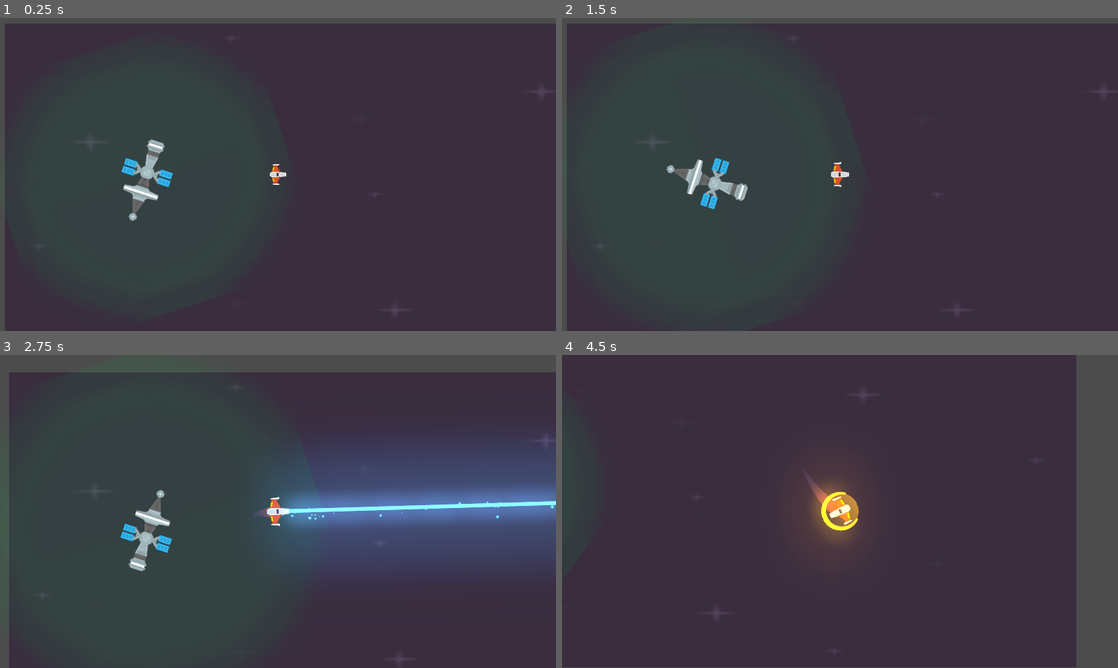
Above: before the commit, frames 1-4 (two rows, left to right).
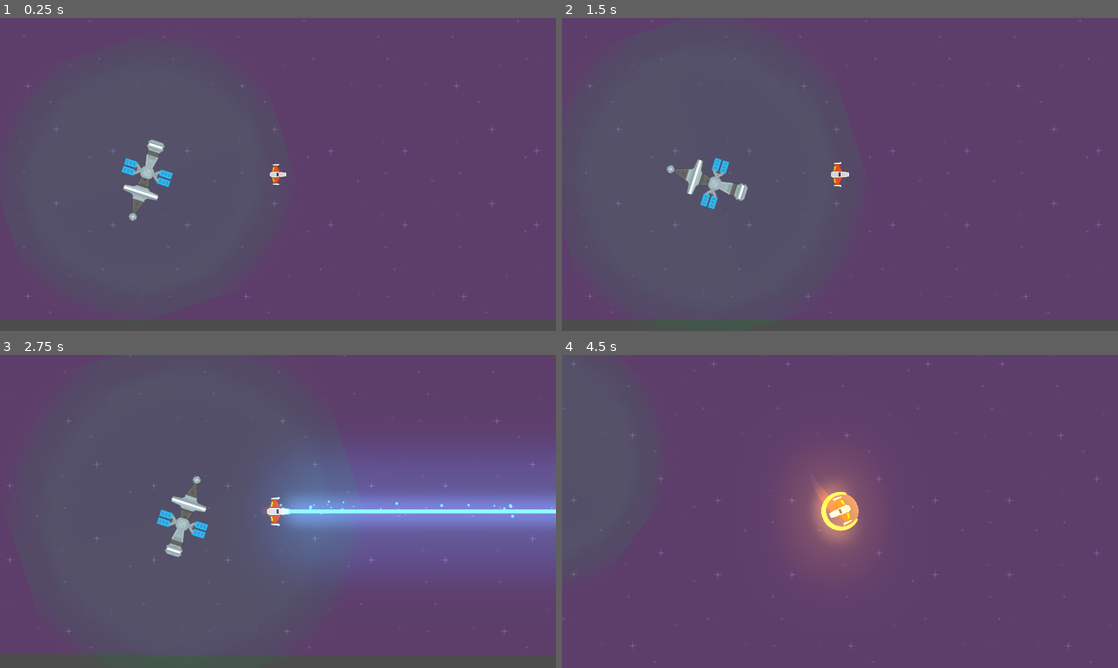
Above: after the commit, the same moments.

Repository: Elunneh/Juego-Meteo
Game: Godot game, scene res://Juego/Niveles/NivelTest.tscn
Same seed, same stepped clock (60 frames per second), same inputs: the game is played once before the commit and once after it.
Inputs (mouse positions are in pixels of both pictures, inside the frame that each line leads up to):
- Up to frame 1 (0.25 s): no input
- Up to frame 2 (1.5 s): move the mouse to (962, 158) at 0.52 s; hold W (mover_adelante) 0.53-1.28 s; tap E (recarga_laser) at 0.6 s; move the mouse to (728, 190) at 1.27 s; hold S (mover_atras) from 1.28 s (still down); click (728, 190) at 1.35 s
- Up to frame 3 (2.75 s): tap E (recarga_laser) at 1.55, 2.3 s; move the mouse to (333, 442) at 2.02 s; release S (mover_atras) at 2.03 s; hold W (mover_adelante) from 2.03 s (still down); hold Right mouse button (disparo_secundario) from 2.03 s (still down)
- Up to frame 4 (4.5 s): move the mouse to (812, 574) at 2.77 s; release Right mouse button (disparo_secundario) at 2.78 s; tap E (recarga_laser) at 2.85, 3.8 s; move the mouse to (1006, 558) at 3.52 s; release W (mover_adelante) at 3.53 s; hold A (rotar_antihorario) 3.53-4.28 s; hold S (mover_atras) from 3.53 s (still down); tap Middle mouse button (escudo) at 4.15 s; move the mouse to (673, 464) at 4.27 s; tap D (rotar_horario) at 4.35 s

The runs differ from the first frame. In frame 1, 99% of the frame differs, in the area x 0-100%, y 0-100%; in frame 2, 99%; in frame 3, 98%; in frame 4, 100%.

Commit message:
actualizado

Diff:
--- a/Juego/Autoload/Eventos.gd
+++ b/Juego/Autoload/Eventos.gd
@@ -1,7 +1,7 @@
 extends Node
 
 signal disparo(proyectil)
-signal nave_destruida(posicion, explosiones)
+signal nave_destruida( posicion, explosiones)
 signal nave_en_sector_peligro(centro_camara, tipo_peligro, num_peligros)
 signal spawn_meteorito(posicion, direccion, tamanio)
 signal meteorito_destruido(posicion)
--- a/Juego/Estacion Recarga/EstacionRecarga.gd
+++ b/Juego/Estacion Recarga/EstacionRecarga.gd
@@ -1,5 +1,8 @@
 class_name EstacionRecarga
 extends Node2D
+
+##Atributos Onready
+onready var carga_sfx: AudioStreamPlayer = $CargaSFX
 
 ## Atributos Export
 export var energia: float = 6.0
@@ -13,8 +16,11 @@
 func _unhandled_input(event: InputEvent)-> void:
 	if not puede_recargar(event):
 		return
-	energia -= radio_energia_entregada
-	print("Energia Estacion:", energia )
+
+	controlar_energia()
+
+
+
 
 	if event. is_action("recarga_escudo"):
 		nave_player.get_escudo().controlar_energia(radio_energia_entregada)
@@ -25,9 +31,16 @@
 func puede_recargar(event: InputEvent) -> bool:
 	var hay_input = event.is_action("recarga_escudo") or event.is_action("recarga_laser")
 	if hay_input and player_en_zona and energia > 0.0:
+		if !carga_sfx.playing:
+			carga_sfx.play()
 		return true
 	return false
 
+func controlar_energia()-> void:
+	energia -= radio_energia_entregada
+	if energia <= 0.0:
+		$VacioSFX.play()
+	print("Energia Estacion:", energia )
 
 ##Señales Internas
 
--- a/Juego/Estacion Recarga/EstacionRecarga.tscn
+++ b/Juego/Estacion Recarga/EstacionRecarga.tscn
@@ -10,11 +10,11 @@
 radius = 87.0
 height = 124.0
 
+[sub_resource type="CircleShape2D" id=3]
+radius = 496.88
+
 [sub_resource type="CircleShape2D" id=2]
 radius = 497.196
-
-[sub_resource type="CircleShape2D" id=3]
-radius = 496.88
 
 [sub_resource type="Animation" id=4]
 length = 0.001
@@ -199,14 +199,6 @@
 gravity = 1000.0
 collision_layer = 0
 
-[node name="RigidBody2D" type="RigidBody2D" parent="AreaRecarga"]
-collision_layer = 0
-
-[node name="CollisionShape2D" type="CollisionShape2D" parent="AreaRecarga/RigidBody2D"]
-modulate = Color( 0.192157, 0.00784314, 0.262745, 1 )
-z_as_relative = false
-shape = SubResource( 2 )
-
 [node name="SpriteRecarga" type="Sprite" parent="AreaRecarga"]
 modulate = Color( 0.0313726, 1, 0.380392, 0.109804 )
 self_modulate = Color( 0.941176, 0.913725, 0.972549, 1 )
@@ -218,6 +210,17 @@
 [node name="CollisionShape2D" type="CollisionShape2D" parent="AreaRecarga"]
 shape = SubResource( 3 )
 
+[node name="RigidBody2D" type="RigidBody2D" parent="AreaRecarga"]
+collision_layer = 0
+collision_mask = 0
+mode = 1
+
+[node name="CollisionShape2D" type="CollisionShape2D" parent="AreaRecarga/RigidBody2D"]
+modulate = Color( 0.192157, 0.00784314, 0.262745, 1 )
+light_mask = -2147483647
+z_as_relative = false
+shape = SubResource( 2 )
+
 [node name="AnimationPlayer" type="AnimationPlayer" parent="."]
 autoplay = "Recargando"
 anims/Default = SubResource( 4 )
--- a/Juego/Metetoritos/ExplosionMeteorito.gd
+++ b/Juego/Metetoritos/ExplosionMeteorito.gd
@@ -2,6 +2,16 @@
 extends Node2D
 
 
+func _ready()-> void:
+	$AnimationPlayer.play(elegir_explosion_aleatoria())
+
+func elegir_explosion_aleatoria()-> String:
+	randomize()
+	var num_anim: int = $AnimationPlayer.get_animation_list().size()-1
+	var indice_anim_aleatoria : int = randi() % num_anim + 1
+	var lista_animacion: Array = $AnimationPlayer.get_animation_list()
+
+	return lista_animacion[indice_anim_aleatoria]
 
 
 func _on_AnimationPlayer_animation_finished(anim_name: String)->void:
--- a/Juego/Metetoritos/ExplosionMeteorito.tscn
+++ b/Juego/Metetoritos/ExplosionMeteorito.tscn
@@ -545,6 +545,494 @@
 "values": [ true ]
 }
 
+[sub_resource type="Animation" id=3]
+resource_name = "Destruccion 2"
+length = 2.0
+tracks/0/type = "value"
+tracks/0/path = NodePath("Sprite_dim_1:position")
+tracks/0/interp = 1
+tracks/0/loop_wrap = true
+tracks/0/imported = false
+tracks/0/enabled = true
+tracks/0/keys = {
+"times": PoolRealArray( 0, 2 ),
+"transitions": PoolRealArray( 1, 1 ),
+"update": 0,
+"values": [ Vector2( 0, 0 ), Vector2( -124.744, 113.753 ) ]
+}
+tracks/1/type = "value"
+tracks/1/path = NodePath("Sprite_dim_1:rotation_degrees")
+tracks/1/interp = 1
+tracks/1/loop_wrap = true
+tracks/1/imported = false
+tracks/1/enabled = true
+tracks/1/keys = {
+"times": PoolRealArray( 0, 2 ),
+"transitions": PoolRealArray( 1, 1 ),
+"update": 0,
+"values": [ 0.0, 92.1 ]
+}
+tracks/2/type = "value"
+tracks/2/path = NodePath("Sprite_dim_1:scale")
+tracks/2/interp = 1
+tracks/2/loop_wrap = true
+tracks/2/imported = false
+tracks/2/enabled = true
+tracks/2/keys = {
+"times": PoolRealArray( 0, 2 ),
+"transitions": PoolRealArray( 1, 1 ),
+"update": 0,
+"values": [ Vector2( 1, 1 ), Vector2( 0.1, 0.1 ) ]
+}
+tracks/3/type = "value"
+tracks/3/path = NodePath("Sprite_dim_2:position")
+tracks/3/interp = 1
+tracks/3/loop_wrap = true
+tracks/3/imported = false
+tracks/3/enabled = true
+tracks/3/keys = {
+"times": PoolRealArray( 0, 2 ),
+"transitions": PoolRealArray( 1, 1 ),
+"update": 0,
+"values": [ Vector2( 0, 0 ), Vector2( 105.562, 157.946 ) ]
+}
+tracks/4/type = "value"
+tracks/4/path = NodePath("Sprite_dim_2:rotation_degrees")
+tracks/4/interp = 1
+tracks/4/loop_wrap = true
+tracks/4/imported = false
+tracks/4/enabled = true
+tracks/4/keys = {
+"times": PoolRealArray( 0, 2 ),
+"transitions": PoolRealArray( 1, 1 ),
+"update": 0,
+"values": [ 0.0, 214.3 ]
+}
+tracks/5/type = "value"
+tracks/5/path = NodePath("Sprite_dim_2:scale")
+tracks/5/interp = 1
+tracks/5/loop_wrap = true
+tracks/5/imported = false
+tracks/5/enabled = true
+tracks/5/keys = {
+"times": PoolRealArray( 0, 2 ),
+"transitions": PoolRealArray( 1, 1 ),
+"update": 0,
+"values": [ Vector2( 1, 1 ), Vector2( 0.15, 0.15 ) ]
+}
+tracks/6/type = "value"
+tracks/6/path = NodePath("Sprite_med_1:position")
+tracks/6/interp = 1
+tracks/6/loop_wrap = true
+tracks/6/imported = false
+tracks/6/enabled = true
+tracks/6/keys = {
+"times": PoolRealArray( 0, 2 ),
+"transitions": PoolRealArray( 1, 1 ),
+"update": 0,
+"values": [ Vector2( 0, 0 ), Vector2( -155.824, -110.875 ) ]
+}
+tracks/7/type = "value"
+tracks/7/path = NodePath("Sprite_med_1:rotation_degrees")
+tracks/7/interp = 1
+tracks/7/loop_wrap = true
+tracks/7/imported = false
+tracks/7/enabled = true
+tracks/7/keys = {
+"times": PoolRealArray( 0, 2 ),
+"transitions": PoolRealArray( 1, 1 ),
+"update": 0,
+"values": [ 0.0, -212.5 ]
+}
+tracks/8/type = "value"
+tracks/8/path = NodePath("Sprite_med_1:scale")
+tracks/8/interp = 1
+tracks/8/loop_wrap = true
+tracks/8/imported = false
+tracks/8/enabled = true
+tracks/8/keys = {
+"times": PoolRealArray( 0, 2 ),
+"transitions": PoolRealArray( 1, 1 ),
+"update": 0,
+"values": [ Vector2( 1, 1 ), Vector2( 0.1, 0.1 ) ]
+}
+tracks/9/type = "value"
+tracks/9/path = NodePath("Sprite_med_2:position")
+tracks/9/interp = 1
+tracks/9/loop_wrap = true
+tracks/9/imported = false
+tracks/9/enabled = true
+tracks/9/keys = {
+"times": PoolRealArray( 0, 2 ),
+"transitions": PoolRealArray( 1, 1 ),
+"update": 0,
+"values": [ Vector2( 0, 0 ), Vector2( 84.76, 7.018 ) ]
+}
+tracks/10/type = "value"
+tracks/10/path = NodePath("Sprite_med_2:rotation_degrees")
+tracks/10/interp = 1
+tracks/10/loop_wrap = true
+tracks/10/imported = false
+tracks/10/enabled = true
+tracks/10/keys = {
+"times": PoolRealArray( 0, 2 ),
+"transitions": PoolRealArray( 1, 1 ),
+"update": 0,
+"values": [ 0.0, 214.1 ]
+}
+tracks/11/type = "value"
+tracks/11/path = NodePath("Sprite_med_2:scale")
+tracks/11/interp = 1
+tracks/11/loop_wrap = true
+tracks/11/imported = false
+tracks/11/enabled = true
+tracks/11/keys = {
+"times": PoolRealArray( 0, 2 ),
+"transitions": PoolRealArray( 1, 1 ),
+"update": 0,
+"values": [ Vector2( 1, 1 ), Vector2( 0.2, 0.2 ) ]
+}
+tracks/12/type = "value"
+tracks/12/path = NodePath("Sprite_small_1:position")
+tracks/12/interp = 1
+tracks/12/loop_wrap = true
+tracks/12/imported = false
+tracks/12/enabled = true
+tracks/12/keys = {
+"times": PoolRealArray( 0, 2 ),
+"transitions": PoolRealArray( 1, 1 ),
+"update": 0,
+"values": [ Vector2( 0, 0 ), Vector2( 91.658, -79.044 ) ]
+}
+tracks/13/type = "value"
+tracks/13/path = NodePath("Sprite_small_1:rotation_degrees")
+tracks/13/interp = 1
+tracks/13/loop_wrap = true
+tracks/13/imported = false
+tracks/13/enabled = true
+tracks/13/keys = {
+"times": PoolRealArray( 0, 2 ),
+"transitions": PoolRealArray( 1, 1 ),
+"update": 0,
+"values": [ 0.0, -186.6 ]
+}
+tracks/14/type = "value"
+tracks/14/path = NodePath("Sprite_small_1:scale")
+tracks/14/interp = 1
+tracks/14/loop_wrap = true
+tracks/14/imported = false
+tracks/14/enabled = true
+tracks/14/keys = {
+"times": PoolRealArray( 0, 2 ),
+"transitions": PoolRealArray( 1, 1 ),
+"update": 0,
+"values": [ Vector2( 1, 1 ), Vector2( 0.1, 0.1 ) ]
+}
+tracks/15/type = "value"
+tracks/15/path = NodePath("Sprite_small_2:position")
+tracks/15/interp = 1
+tracks/15/loop_wrap = true
+tracks/15/imported = false
+tracks/15/enabled = true
+tracks/15/keys = {
+"times": PoolRealArray( 0, 2 ),
+"transitions": PoolRealArray( 1, 1 ),
+"update": 0,
+"values": [ Vector2( 0, 0 ), Vector2( -205.568, 53.972 ) ]
+}
+tracks/16/type = "value"
+tracks/16/path = NodePath("Sprite_small_2:rotation_degrees")
+tracks/16/interp = 1
+tracks/16/loop_wrap = true
+tracks/16/imported = false
+tracks/16/enabled = true
+tracks/16/keys = {
+"times": PoolRealArray( 0, 2 ),
+"transitions": PoolRealArray( 1, 1 ),
+"update": 0,
+"values": [ 0.0, -272.1 ]
+}
+tracks/17/type = "value"
+tracks/17/path = NodePath("Sprite_small_2:scale")
+tracks/17/interp = 1
+tracks/17/loop_wrap = true
+tracks/17/imported = false
+tracks/17/enabled = true
+tracks/17/keys = {
+"times": PoolRealArray( 0, 2 ),
+"transitions": PoolRealArray( 1, 1 ),
+"update": 0,
+"values": [ Vector2( 1, 1 ), Vector2( 0.15, 0.15 ) ]
+}
+tracks/18/type = "value"
+tracks/18/path = NodePath("Sprite_dim_1:visible")
+tracks/18/interp = 1
+tracks/18/loop_wrap = true
+tracks/18/imported = false
+tracks/18/enabled = true
+tracks/18/keys = {
+"times": PoolRealArray( 0 ),
+"transitions": PoolRealArray( 1 ),
+"update": 1,
+"values": [ true ]
+}
+tracks/19/type = "value"
+tracks/19/path = NodePath("AudioStreamPlayer2D:playing")
+tracks/19/interp = 1
+tracks/19/loop_wrap = true
+tracks/19/imported = false
+tracks/19/enabled = true
+tracks/19/keys = {
+"times": PoolRealArray( 0 ),
+"transitions": PoolRealArray( 1 ),
+"update": 1,
+"values": [ true ]
+}
+
+[sub_resource type="Animation" id=4]
+resource_name = "Destruccion 3"
+length = 2.0
+tracks/0/type = "value"
+tracks/0/path = NodePath("Sprite_dim_1:position")
+tracks/0/interp = 1
+tracks/0/loop_wrap = true
+tracks/0/imported = false
+tracks/0/enabled = true
+tracks/0/keys = {
+"times": PoolRealArray( 0, 2 ),
+"transitions": PoolRealArray( 1, 1 ),
+"update": 0,
+"values": [ Vector2( 0, 0 ), Vector2( -124.744, -113.753 ) ]
+}
+tracks/1/type = "value"
+tracks/1/path = NodePath("Sprite_dim_1:rotation_degrees")
+tracks/1/interp = 1
+tracks/1/loop_wrap = true
+tracks/1/imported = false
+tracks/1/enabled = true
+tracks/1/keys = {
+"times": PoolRealArray( 0, 2 ),
+"transitions": PoolRealArray( 1, 1 ),
+"update": 0,
+"values": [ 0.0, -238.3 ]
+}
+tracks/2/type = "value"
+tracks/2/path = NodePath("Sprite_dim_1:scale")
+tracks/2/interp = 1
+tracks/2/loop_wrap = true
+tracks/2/imported = false
+tracks/2/enabled = true
+tracks/2/keys = {
+"times": PoolRealArray( 0, 2 ),
+"transitions": PoolRealArray( 1, 1 ),
+"update": 0,
+"values": [ Vector2( 1, 1 ), Vector2( 0.1, 0.1 ) ]
+}
+tracks/3/type = "value"
+tracks/3/path = NodePath("Sprite_dim_2:position")
+tracks/3/interp = 1
+tracks/3/loop_wrap = true
+tracks/3/imported = false
+tracks/3/enabled = true
+tracks/3/keys = {
+"times": PoolRealArray( 0, 2 ),
+"transitions": PoolRealArray( 1, 1 ),
+"update": 0,
+"values": [ Vector2( 0, 0 ), Vector2( 105.562, -157.946 ) ]
+}
+tracks/4/type = "value"
+tracks/4/path = NodePath("Sprite_dim_2:rotation_degrees")
+tracks/4/interp = 1
+tracks/4/loop_wrap = true
+tracks/4/imported = false
+tracks/4/enabled = true
+tracks/4/keys = {
+"times": PoolRealArray( 0, 2 ),
+"transitions": PoolRealArray( 1, 1 ),
+"update": 0,
+"values": [ 0.0, -310.9 ]
+}
+tracks/5/type = "value"
+tracks/5/path = NodePath("Sprite_dim_2:scale")
+tracks/5/interp = 1
+tracks/5/loop_wrap = true
+tracks/5/imported = false
+tracks/5/enabled = true
+tracks/5/keys = {
+"times": PoolRealArray( 0, 2 ),
+"transitions": PoolRealArray( 1, 1 ),
+"update": 0,
+"values": [ Vector2( 1, 1 ), Vector2( 0.15, 0.15 ) ]
+}
+tracks/6/type = "value"
+tracks/6/path = NodePath("Sprite_med_1:position")
+tracks/6/interp = 1
+tracks/6/loop_wrap = true
+tracks/6/imported = false
+tracks/6/enabled = true
+tracks/6/keys = {
+"times": PoolRealArray( 0, 2 ),
+"transitions": PoolRealArray( 1, 1 ),
+"update": 0,
+"values": [ Vector2( 0, 0 ), Vector2( 155.824, -110.875 ) ]
+}
+tracks/7/type = "value"
+tracks/7/path = NodePath("Sprite_med_1:rotation_degrees")
+tracks/7/interp = 1
+tracks/7/loop_wrap = true
+tracks/7/imported = false
+tracks/7/enabled = true
+tracks/7/keys = {
+"times": PoolRealArray( 0, 2 ),
+"transitions": PoolRealArray( 1, 1 ),
+"update": 0,
+"values": [ 0.0, 308.4 ]
+}
+tracks/8/type = "value"
+tracks/8/path = NodePath("Sprite_med_1:scale")
+tracks/8/interp = 1
+tracks/8/loop_wrap = true
+tracks/8/imported = false
+tracks/8/enabled = true
+tracks/8/keys = {
+"times": PoolRealArray( 0, 2 ),
+"transitions": PoolRealArray( 1, 1 ),
+"update": 0,
+"values": [ Vector2( 1, 1 ), Vector2( 0.1, 0.1 ) ]
+}
+tracks/9/type = "value"
+tracks/9/path = NodePath("Sprite_med_2:position")
+tracks/9/interp = 1
+tracks/9/loop_wrap = true
+tracks/9/imported = false
+tracks/9/enabled = true
+tracks/9/keys = {
+"times": PoolRealArray( 0, 2 ),
+"transitions": PoolRealArray( 1, 1 ),
+"update": 0,
+"values": [ Vector2( 0, 0 ), Vector2( -84.76, 7.018 ) ]
+}
+tracks/10/type = "value"
+tracks/10/path = NodePath("Sprite_med_2:rotation_degrees")
+tracks/10/interp = 1
+tracks/10/loop_wrap = true
+tracks/10/imported = false
+tracks/10/enabled = true
+tracks/10/keys = {
+"times": PoolRealArray( 0, 2 ),
+"transitions": PoolRealArray( 1, 1 ),
+"update": 0,
+"values": [ 0.0, -226.4 ]
+}
+tracks/11/type = "value"
+tracks/11/path = NodePath("Sprite_med_2:scale")
+tracks/11/interp = 1
+tracks/11/loop_wrap = true
+tracks/11/imported = false
+tracks/11/enabled = true
+tracks/11/keys = {
+"times": PoolRealArray( 0, 2 ),
+"transitions": PoolRealArray( 1, 1 ),
+"update": 0,
+"values": [ Vector2( 1, 1 ), Vector2( 0.2, 0.2 ) ]
+}
+tracks/12/type = "value"
+tracks/12/path = NodePath("Sprite_small_1:position")
+tracks/12/interp = 1
+tracks/12/loop_wrap = true
+tracks/12/imported = false
+tracks/12/enabled = true
+tracks/12/keys = {
+"times": PoolRealArray( 0, 2 ),
+"transitions": PoolRealArray( 1, 1 ),
+"update": 0,
+"values": [ Vector2( 0, 0 ), Vector2( 91.658, 79.044 ) ]
+}
+tracks/13/type = "value"
+tracks/13/path = NodePath("Sprite_small_1:rotation_degrees")
+tracks/13/interp = 1
+tracks/13/loop_wrap = true
+tracks/13/imported = false
+tracks/13/enabled = true
+tracks/13/keys = {
+"times": PoolRealArray( 0, 2 ),
+"transitions": PoolRealArray( 1, 1 ),
+"update": 0,
+"values": [ 0.0, 249.6 ]
+}
+tracks/14/type = "value"
+tracks/14/path = NodePath("Sprite_small_1:scale")
+tracks/14/interp = 1
+tracks/14/loop_wrap = true
+tracks/14/imported = false
+tracks/14/enabled = true
+tracks/14/keys = {
+"times": PoolRealArray( 0, 2 ),
+"transitions": PoolRealArray( 1, 1 ),
+"update": 0,
+"values": [ Vector2( 1, 1 ), Vector2( 0.1, 0.1 ) ]
+}
+tracks/15/type = "value"
+tracks/15/path = NodePath("Sprite_small_2:position")
+tracks/15/interp = 1
+tracks/15/loop_wrap = true
+tracks/15/imported = false
+tracks/15/enabled = true
+tracks/15/keys = {
+"times": PoolRealArray( 0, 2 ),
+"transitions": PoolRealArray( 1, 1 ),
+"update": 0,
+"values": [ Vector2( 0, 0 ), Vector2( -205.568, -53.972 ) ]
+}
+tracks/16/type = "value"
+tracks/16/path = NodePath("Sprite_small_2:rotation_degrees")
+tracks/16/interp = 1
+tracks/16/loop_wrap = true
+tracks/16/imported = false
+tracks/16/enabled = true
+tracks/16/keys = {
+"times": PoolRealArray( 0, 2 ),
+"transitions": PoolRealArray( 1, 1 ),
+"update": 0,
+"values": [ 0.0, 287.0 ]
+}
+tracks/17/type = "value"
+tracks/17/path = NodePath("Sprite_small_2:scale")
+tracks/17/interp = 1
+tracks/17/loop_wrap = true
+tracks/17/imported = false
+tracks/17/enabled = true
+tracks/17/keys = {
+"times": PoolRealArray( 0, 2 ),
+"transitions": PoolRealArray( 1, 1 ),
+"update": 0,
+"values": [ Vector2( 1, 1 ), Vector2( 0.15, 0.15 ) ]
+}
+tracks/18/type = "value"
+tracks/18/path = NodePath("Sprite_dim_1:visible")
+tracks/18/interp = 1
+tracks/18/loop_wrap = true
+tracks/18/imported = false
+tracks/18/enabled = true
+tracks/18/keys = {
+"times": PoolRealArray( 0 ),
+"transitions": PoolRealArray( 1 ),
+"update": 1,
+"values": [ true ]
+}
+tracks/19/type = "value"
+tracks/19/path = NodePath("AudioStreamPlayer2D:playing")
+tracks/19/interp = 1
+tracks/19/loop_wrap = true
+tracks/19/imported = false
+tracks/19/enabled = true
+tracks/19/keys = {
+"times": PoolRealArray( 0 ),
+"transitions": PoolRealArray( 1 ),
+"update": 1,
+"values": [ true ]
+}
+
 [node name="ExplosionMeteorito" type="Node2D"]
 script = ExtResource( 8 )
 
@@ -552,6 +1040,8 @@
 autoplay = "Destruccion"
 anims/Default = SubResource( 1 )
 anims/Destruccion = SubResource( 2 )
+"anims/Destruccion 2" = SubResource( 3 )
+"anims/Destruccion 3" = SubResource( 4 )
 
 [node name="AudioStreamPlayer2D" type="AudioStreamPlayer2D" parent="."]
 stream = ExtResource( 2 )
--- a/Juego/Metetoritos/Meteoritos.gd
+++ b/Juego/Metetoritos/Meteoritos.gd
@@ -30,6 +30,7 @@
 	esta_en_sector = true
 
 func _ready()-> void:
+
 
 	angular_velocity = vel_ang_base
 
--- a/Juego/Niveles/NivelTest.tscn
+++ b/Juego/Niveles/NivelTest.tscn
@@ -7,7 +7,7 @@
 [ext_resource path="res://Juego/Peligros/SectorDePeligro.tscn" type="PackedScene" id=5]
 [ext_resource path="res://Juego/Metetoritos/Meteoritos.tscn" type="PackedScene" id=6]
 [ext_resource path="res://Juego/Metetoritos/ExplosionMeteorito.tscn" type="PackedScene" id=7]
-[ext_resource path="res://Juego/Niveles/Fondos/purpuraoscura.png" type="Texture" id=8]
+[ext_resource path="res://Juego/Niveles/Fondos/purple500x500.png" type="Texture" id=8]
 [ext_resource path="res://Juego/Metetoritos/SectorMeteoritos.tscn" type="PackedScene" id=9]
 [ext_resource path="res://Juego/Niveles/CamaraNivel.gd" type="Script" id=11]
 [ext_resource path="res://Juego/Estacion Recarga/EstacionRecarga.tscn" type="PackedScene" id=12]
@@ -19,16 +19,75 @@
 explosion_meteorito = ExtResource( 7 )
 sector_meteoritos = ExtResource( 9 )
 
+[node name="ParallaxBackground" type="ParallaxBackground" parent="."]
+
+[node name="ParallaxFondo" type="ParallaxLayer" parent="ParallaxBackground"]
+motion_mirroring = Vector2( 256, 256 )
+
+[node name="Sprite" type="Sprite" parent="ParallaxBackground/ParallaxFondo"]
+texture = ExtResource( 8 )
+
+[node name="Sprite2" type="Sprite" parent="ParallaxBackground/ParallaxFondo"]
+position = Vector2( 739.729, 0 )
+texture = ExtResource( 8 )
+
+[node name="Sprite3" type="Sprite" parent="ParallaxBackground/ParallaxFondo"]
+position = Vector2( 1479.46, 0 )
+texture = ExtResource( 8 )
+
+[node name="Sprite4" type="Sprite" parent="ParallaxBackground/ParallaxFondo"]
+position = Vector2( 2215.3, 0 )
+texture = ExtResource( 8 )
+
+[node name="Sprite5" type="Sprite" parent="ParallaxBackground/ParallaxFondo"]
+position = Vector2( 0, -745.315 )
+texture = ExtResource( 8 )
+
+[node name="Sprite6" type="Sprite" parent="ParallaxBackground/ParallaxFondo"]
+position = Vector2( 736, -744 )
+texture = ExtResource( 8 )
+
+[node name="Sprite7" type="Sprite" parent="ParallaxBackground/ParallaxFondo"]
+position = Vector2( 1488, -744 )
+texture = ExtResource( 8 )
+
+[node name="Sprite8" type="Sprite" parent="ParallaxBackground/ParallaxFondo"]
+position = Vector2( 2215.3, -740.825 )
+texture = ExtResource( 8 )
+
+[node name="Sprite9" type="Sprite" parent="ParallaxBackground/ParallaxFondo"]
+position = Vector2( 0, 725.741 )
+texture = ExtResource( 8 )
+
+[node name="Sprite10" type="Sprite" parent="ParallaxBackground/ParallaxFondo"]
+position = Vector2( 753.686, 726.23 )
+texture = ExtResource( 8 )
+
+[node name="Sprite11" type="Sprite" parent="ParallaxBackground/ParallaxFondo"]
+position = Vector2( 1504.68, 726.237 )
+texture = ExtResource( 8 )
+
+[node name="Sprite12" type="Sprite" parent="ParallaxBackground/ParallaxFondo"]
+position = Vector2( 2215.3, 725.409 )
+texture = ExtResource( 8 )
+
+[node name="Sprite13" type="Sprite" parent="ParallaxBackground/ParallaxFondo"]
+position = Vector2( -740.834, -760.992 )
+texture = ExtResource( 8 )
+
+[node name="Sprite14" type="Sprite" parent="ParallaxBackground/ParallaxFondo"]
+position = Vector2( -750.924, -30.2381 )
+texture = ExtResource( 8 )
+
+[node name="Sprite15" type="Sprite" parent="ParallaxBackground/ParallaxFondo"]
+position = Vector2( -753.834, 723.344 )
+texture = ExtResource( 8 )
+
 [node name="Player" parent="." instance=ExtResource( 1 )]
 position = Vector2( 873.876, 475.856 )
 
 [node name="WorldEnvironment" type="WorldEnvironment" parent="."]
 environment = ExtResource( 2 )
-
-[node name="Fondo" type="Sprite" parent="."]
-position = Vector2( 1224.73, 543.037 )
-scale = Vector2( 10.1152, 4.59646 )
-texture = ExtResource( 8 )
 
 [node name="TriggersLluviaMeteoritos" type="Node" parent="."]
 
Not shown, changed: Juego/Estacion Recarga/AlertaVacio.ogg.import
Not shown, changed: Juego/Estacion Recarga/recargando.ogg.import
Not shown: 1 places in Juego/Metetoritos/ExplosionMeteorito.tscn that only renumber resources
Binary file added: Juego/Niveles/Fondos/black500x500.png
Not shown, added: Juego/Niveles/Fondos/black500x500.png.import
Binary file added: Juego/Niveles/Fondos/blue500x500.png
Not shown, added: Juego/Niveles/Fondos/blue500x500.png.import
Binary file added: Juego/Niveles/Fondos/darkPurple500x500.png
Not shown, added: Juego/Niveles/Fondos/darkPurple500x500.png.import
Binary file added: Juego/Niveles/Fondos/purple500x500.png
Not shown, added: Juego/Niveles/Fondos/purple500x500.png.import
